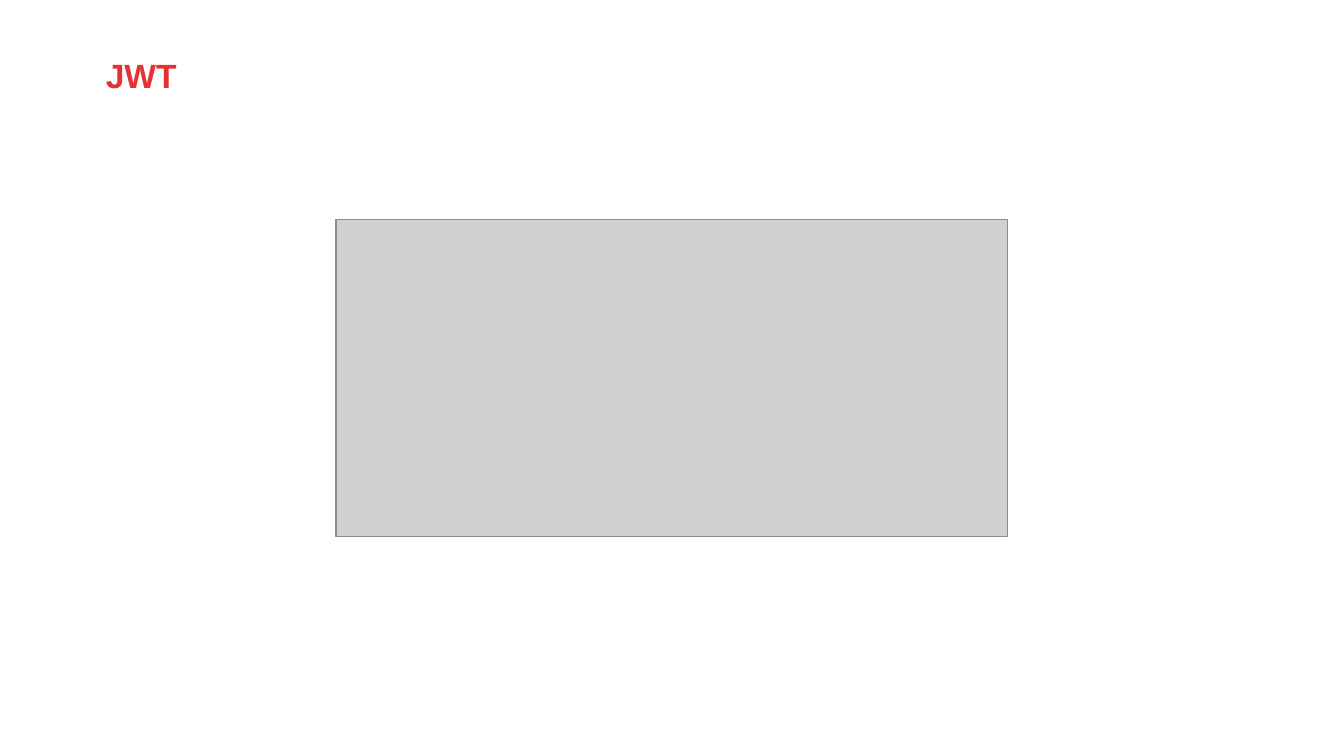
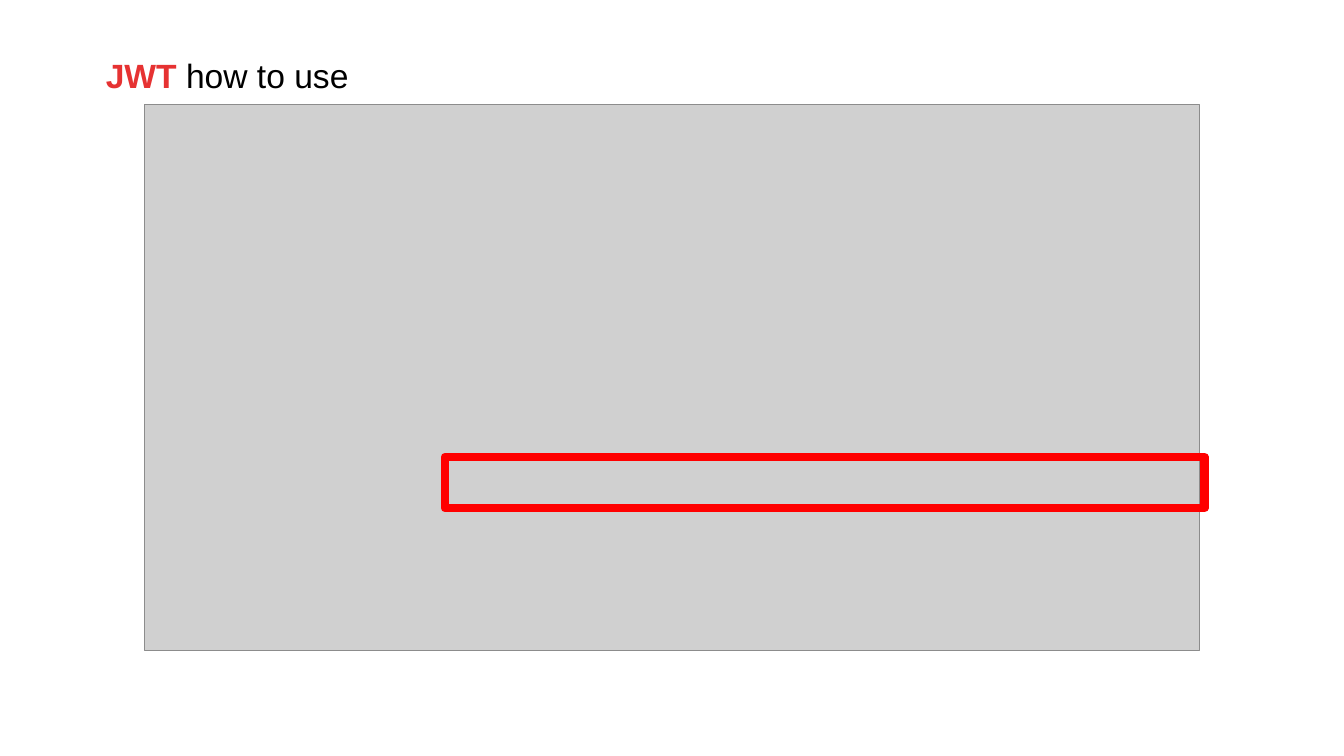
Before and after one commit to AMIS-Services/sig-web-security, a slide deck: slide 13 of slides/web-security-slides.pptx. Drawn at 1344x756 pixels with LibreOffice and Linux fonts; fonts in the diff are those of the drawing; grey boxes stand for pictures; background and template pictures are left out. Boxes give left, top, right and bottom in pixels: in the first picture for what was removed or moved away, otherwise in the second. Text is boxed around its words. In the diff, an @@ line names an element or a change of style, - is before the commit and + after.

```diff
--- a/slides/web-security-slides.pptx
+++ b/slides/web-security-slides.pptx
@@ text at [106, 63, 348, 89]: text changed; text colour #E63232 to #000000; bold off @@
-JWT
+JWT how to use
@@ picture added at [145, 105, 1200, 651] @@
@@ picture removed at [336, 220, 1008, 537] @@
@@ rectangle added at [445, 457, 1205, 508], outline #FF0000 6 pt @@
```
Also in this commit, not shown: 6 other slides changed, 3 slides added, 1 slide removed.
